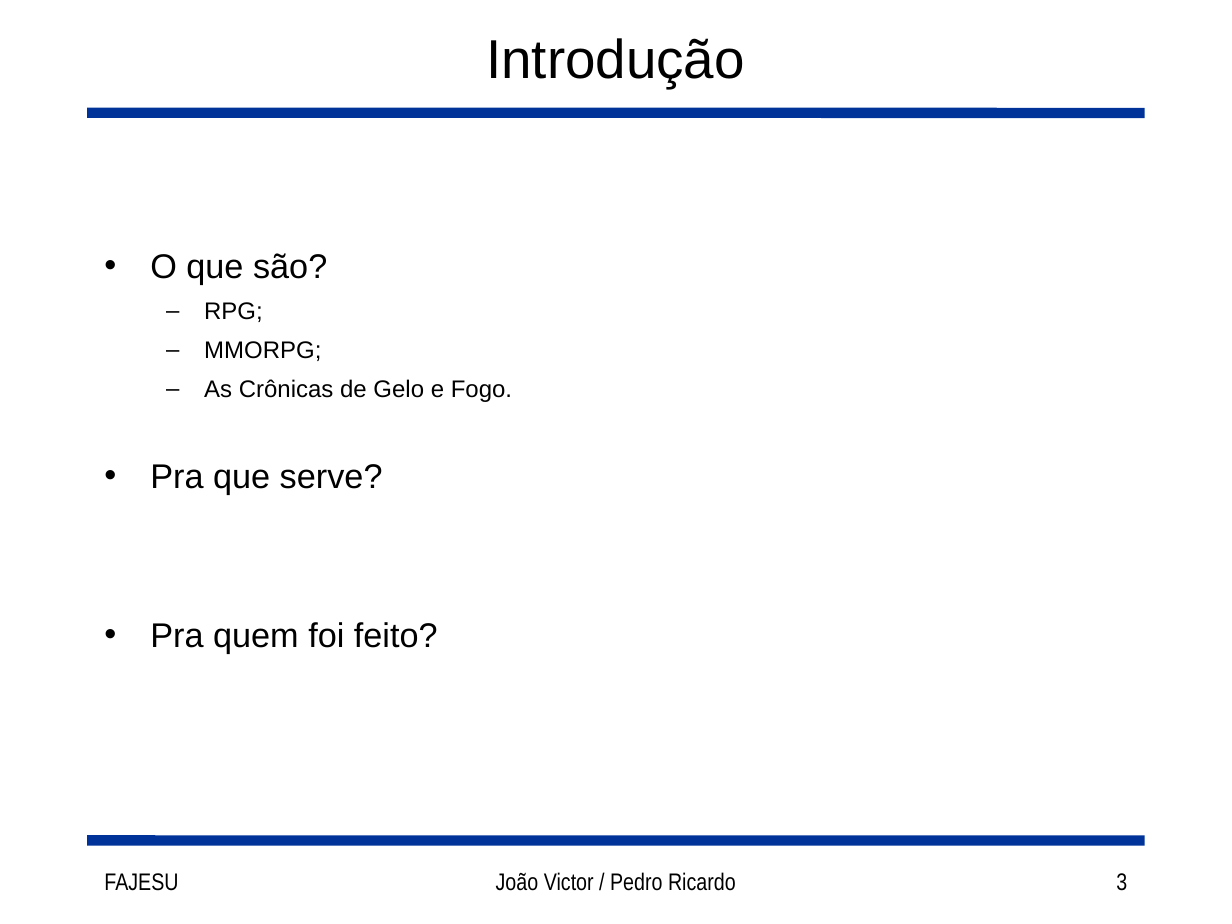
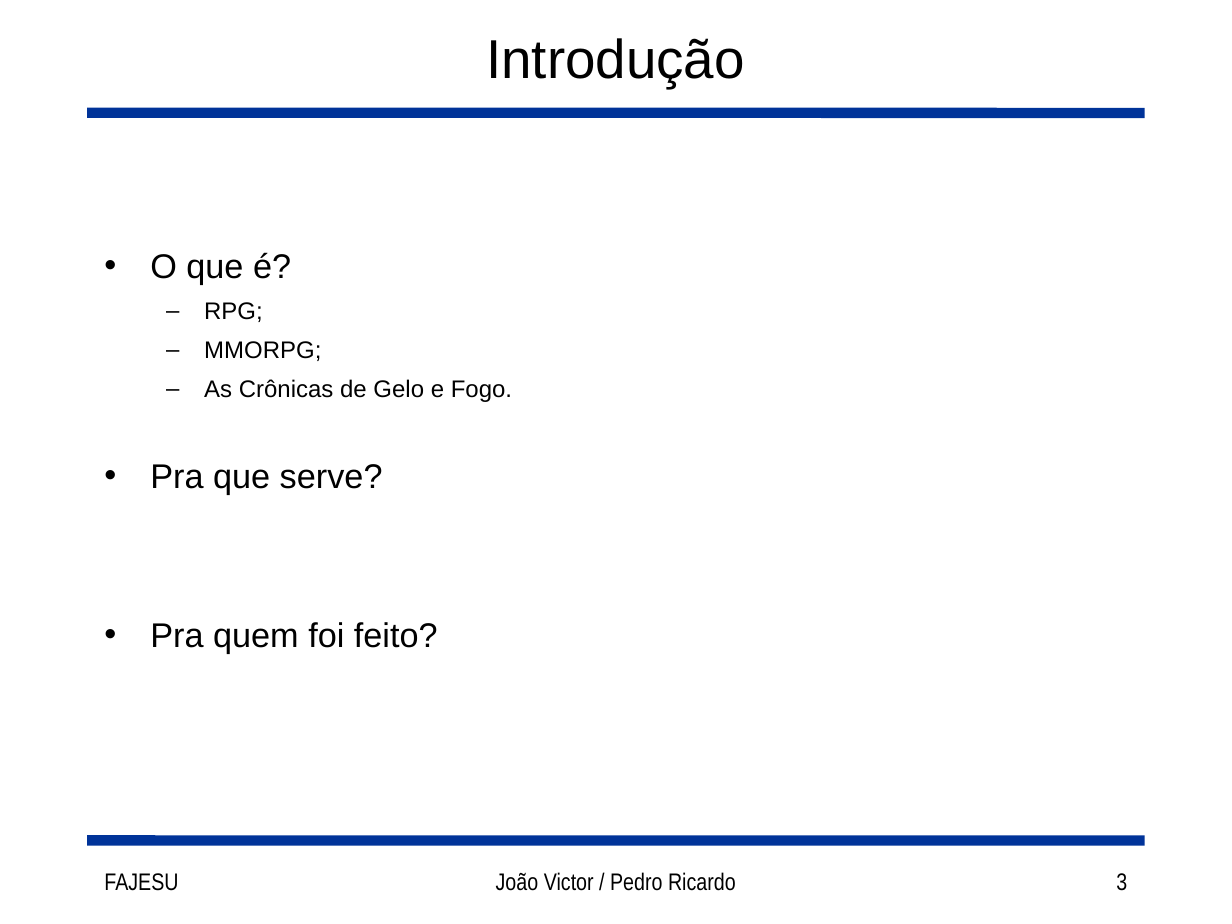
Before and after one commit to joaorocha/tcc-got-v1, a slide deck: slide 3 of docs/Slides.ppt. Drawn at 1232x924 pixels with LibreOffice and Linux fonts; fonts in the diff are those of the drawing. Boxes give left, top, right and bottom in pixels: in the first picture for what was removed or moved away, otherwise in the second. Text is boxed around its words. In the diff, an @@ line names an element or a change of style, - is before the commit and + after.

```diff
--- a/docs/Slides.ppt
+++ b/docs/Slides.ppt
@@ text at <box>150,252,291,285</box>: text changed @@
-• O que são?
+• O que é?
```
Also in this commit, not shown: 9 other slides changed, 1 other file.
